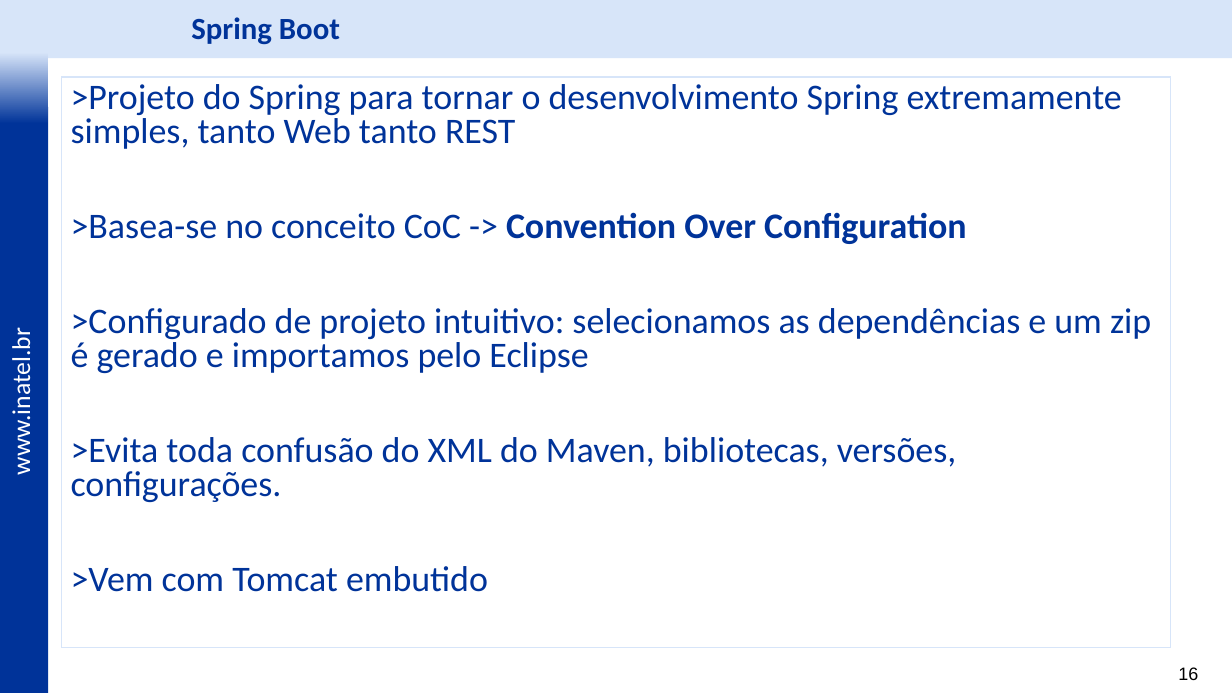
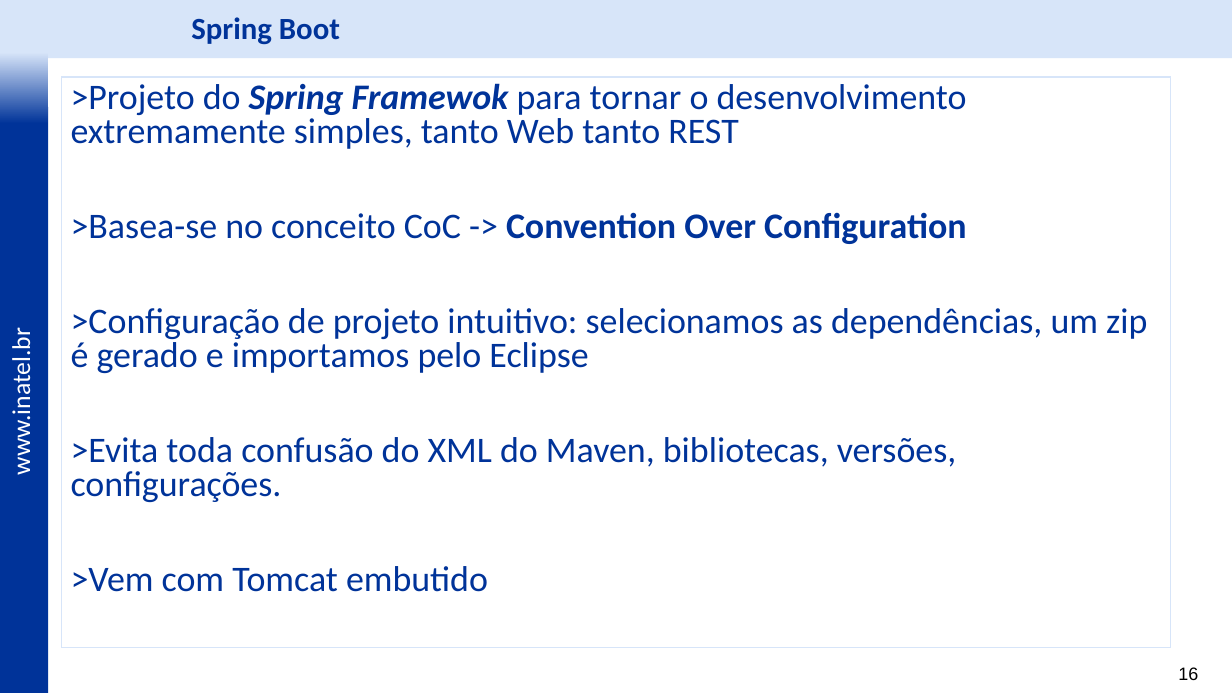
Before and after one commit to vitor-figueiredo/MyRestAPI, a slide deck: slide 16 of docs/Laboratório - REST - v2.pptx. Drawn at 1232x693 pixels with LibreOffice and Linux fonts; fonts in the diff are those of the drawing; background and template pictures are left out. Boxes give left, top, right and bottom in pixels: in the first picture for what was removed or moved away, otherwise in the second. Text is boxed around its words. In the diff, an @@ line names an element or a change of style, - is before the commit and + after.

```diff
--- a/docs/Laboratório - REST - v2.pptx
+++ b/docs/Laboratório - REST - v2.pptx
@@ text in rectangle at bbox=[71, 83, 967, 149]: text changed @@
->Projeto do Spring para tornar o desenvolvimento Spring extremamente simples, tanto Web tanto REST
+>Projeto do Spring Framewok para tornar o desenvolvimento extremamente simples, tanto Web tanto REST
@@ text in rectangle at bbox=[71, 308, 1147, 373]: text changed @@
->Configurado de projeto intuitivo: selecionamos as dependências e um zip é gerado e importamos pelo Eclipse
+>Configuração de projeto intuitivo: selecionamos as dependências, um zip é gerado e importamos pelo Eclipse
```
Also in this commit, not shown: 15 other slides changed, 30 slides added, 8 slides removed, 12 other files.
